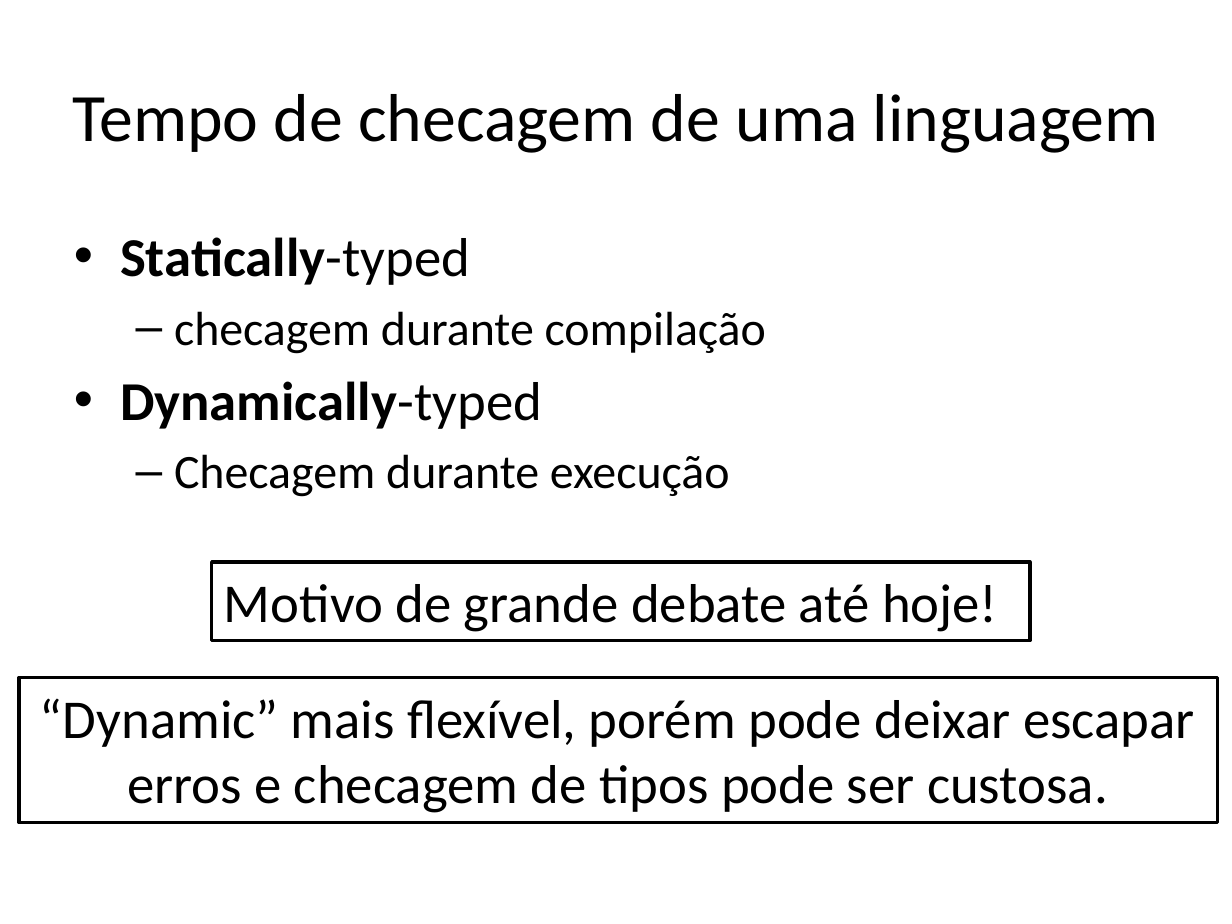
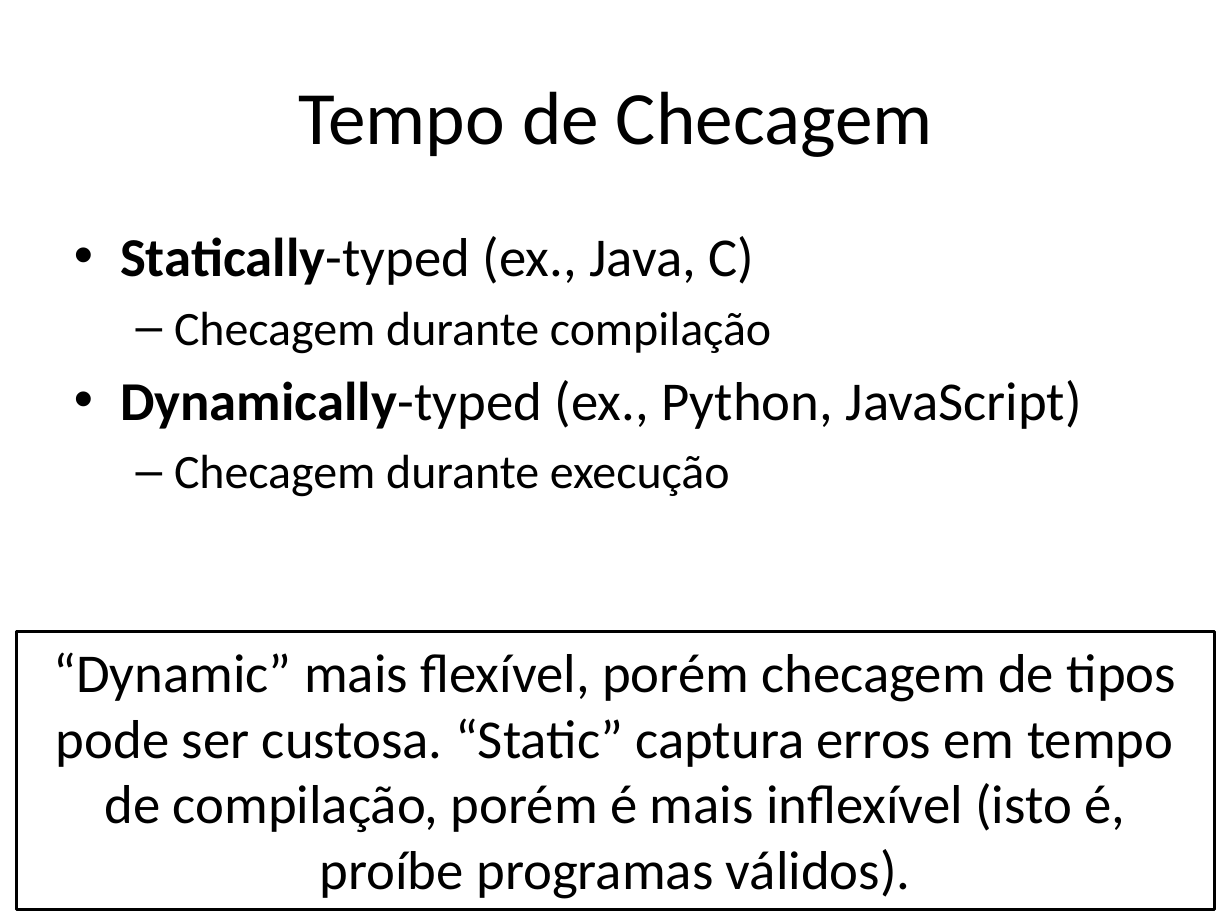
Before and after one commit to damorim/compilers-cin, a slide deck: slide 25 of slides-aulas/analise-semantica.pptx. Drawn at 1232x924 pixels with LibreOffice and Linux fonts; fonts in the diff are those of the drawing. Boxes give left, top, right and bottom in pixels: in the first picture for what was removed or moved away, otherwise in the second. Text is boxed around its words. In the diff, an @@ line names an element or a change of style, - is before the commit and + after.

```diff
--- a/slides-aulas/analise-semantica.pptx
+++ b/slides-aulas/analise-semantica.pptx
@@ title at (298, 91, 933, 157): text changed; size 39.6 to 44 pt @@
-Tempo de checagem de uma linguagem
+Tempo de Checagem
@@ text at (120, 236, 1082, 429): text changed @@
-• Statically-typed
-  – checagem durante compilação
-• Dynamically-typed
+• Statically-typed (ex., Java, C)
+  – Checagem durante compilação
+• Dynamically-typed (ex., Python, JavaScript)
@@ rectangle removed at (212, 562, 1030, 641) @@
-Motivo de grande debate até hoje!
@@ rectangle "“Dynamic” mais flexível, porém checagem ...": place and size @@
-rectangle "“Dynamic” mais flexível, porém checagem ..." at (20, 678, 1218, 823)
+rectangle "“Dynamic” mais flexível, porém checagem ..." at (16, 632, 1215, 910)
@@ text in rectangle at (53, 652, 1177, 899): text changed @@
-“Dynamic” mais flexível, porém pode deixar escapar erros e checagem de tipos pode ser custosa.
+“Dynamic” mais flexível, porém checagem de tipos pode ser custosa. “Static” captura erros em tempo de compilação, porém é mais inflexível (isto é, proíbe programas válidos).
```
Also in this commit, not shown: 17 other slides changed, 1 slide added, 1 other file.
